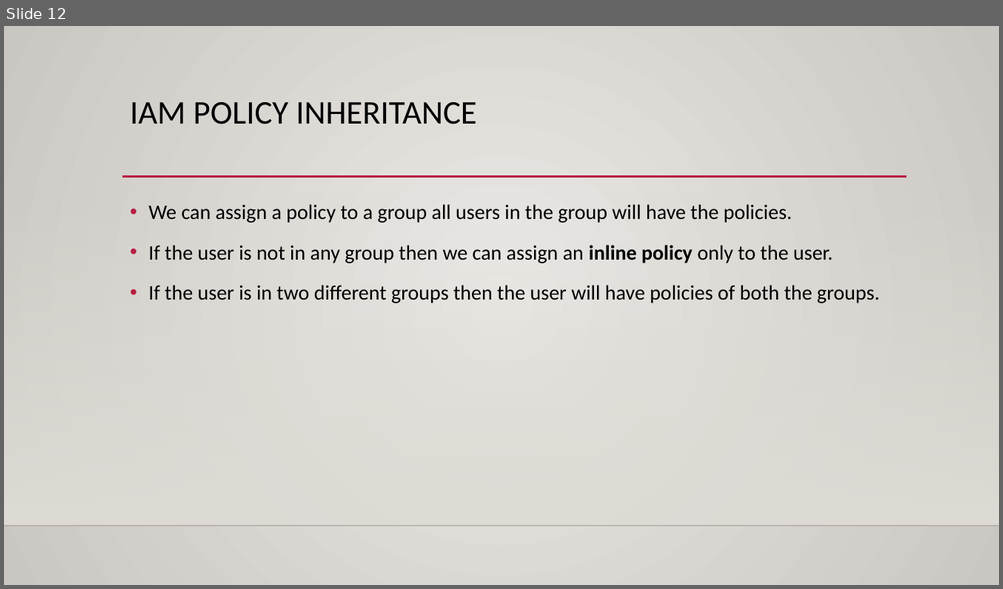
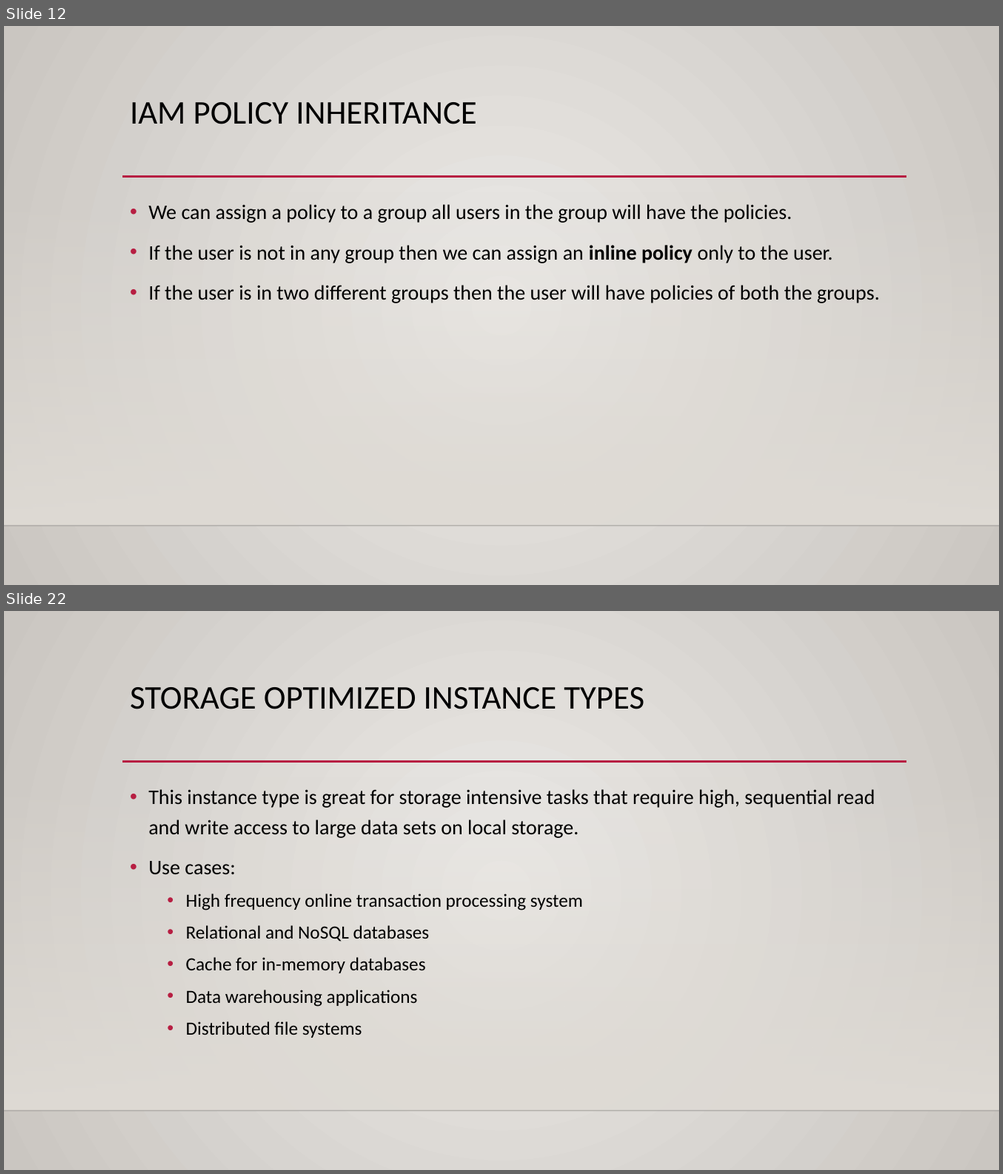
Before and after one commit to kushalnaidu007/AWS-Solution-Architect, a slide deck: AWS-SAA.pptx. Shown one above the other, each under a label of ours: slide 12 before the commit, slides 12 and 22 after it; the slides between them are not shown. The pictures are 1003x589 and 1003x1174 pixels, drawn with LibreOffice and Linux fonts; fonts in the diff are those of the drawing; background and template pictures are left out. Boxes give left, top, right and bottom in pixels: in the first picture for what was removed or moved away, otherwise in the second. Text is boxed around its words. In the diff, an @@ line names an element or a change of style, - is before the commit and + after.

```diff
--- a/AWS-SAA.pptx
+++ b/AWS-SAA.pptx
@@ slide 22 added at (4, 611, 999, 1170), background gradient #ECEAE7 to #CAC7C1; not listed: 3 template elements that a slide beside it also shows @@
@@ title added at (130, 687, 644, 709), 32 pt, text #000000 @@
+STORAGE OPTIMIZED INSTANCE TYPES
@@ text added at (148, 789, 874, 1038), 18 pt, text #000000 @@
+• This instance type is great for storage intensive tasks that require high, sequential read and write access to large data sets on local storage.
+• Use cases:
+  • High frequency online transaction processing system
+  • Relational and NoSQL databases
+  • Cache for in-memory databases
+  • Data warehousing applications
+  • Distributed file systems
```
Also in this commit, not shown: 9 other slides added.
